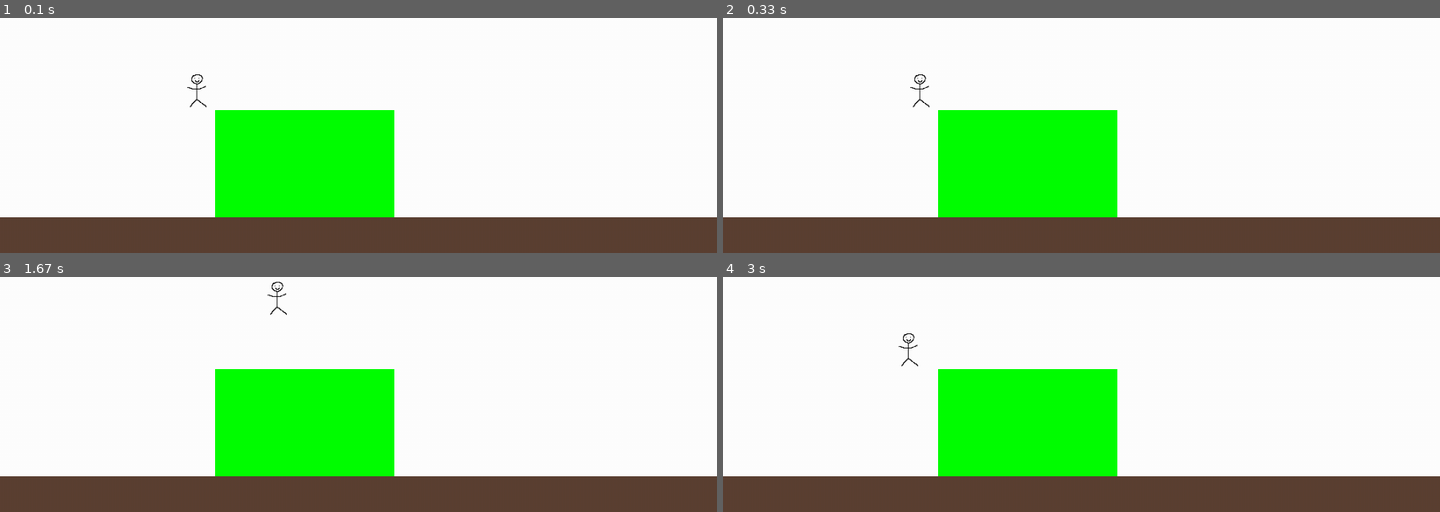
Above: before the commit, frames 1-4 (two rows, left to right).
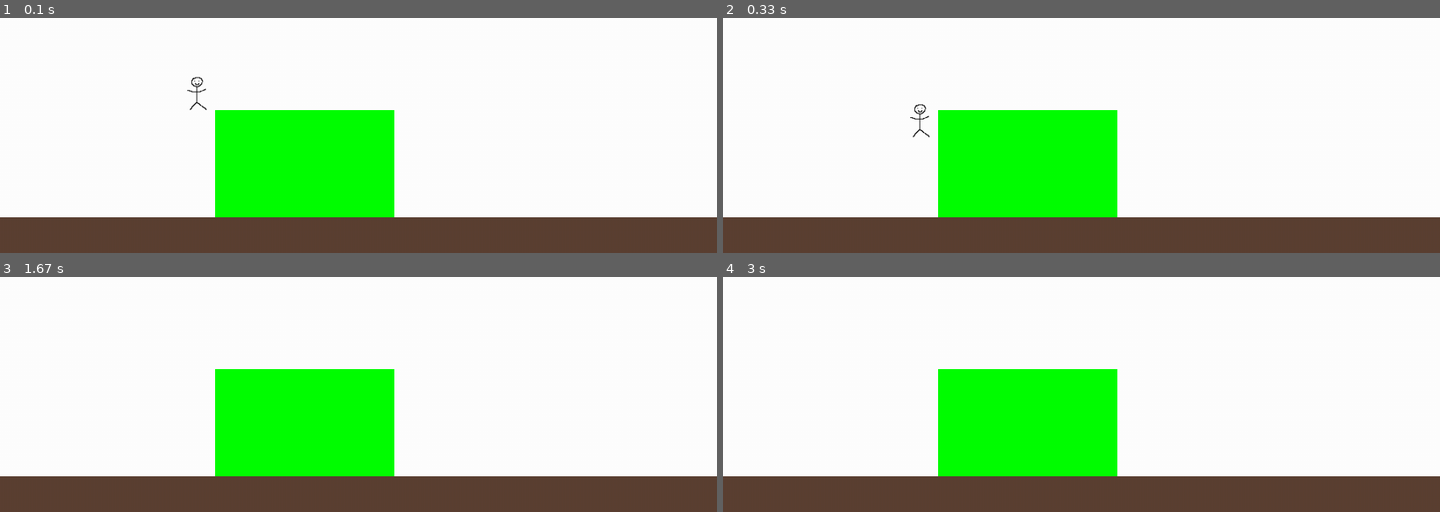
Above: after the commit, the same moments.

Repository: KDO1T/Return-To-Sender
Game: pygame game, started from main.py
Same seed, same stepped clock (60 frames per second), same inputs: the game is played once before the commit and once after it.
Inputs:
- Up to frame 1 (0.1 s): no input
- Up to frame 2 (0.33 s): no input
- Up to frame 3 (1.67 s): hold D 0.33-0.8 s; hold W 0.83-1.13 s
- Up to frame 4 (3 s): hold A 1.67-2.2 s; hold S 2.23-2.53 s

The runs differ from the first frame. In frame 1, 0.1% of the frame differs, in the area x 26-29%, y 23-40%; in frame 2, 0.2%, in the area x 26-29%, y 23-52%; in frame 3, less than 0.1%; in frame 4, less than 0.1%.

Commit message:
done for the day, floor collision still WIP. will figure it tomorrow hopefully before the meeting

Diff:
--- a/main.py
+++ b/main.py
@@ -19,6 +19,7 @@
 moving_right = False
 moving_left = False
 player_rect = pygame.Rect(player_location[0], player_location[1], player_sprite.get_width(), player_sprite.get_height()) #player hitbox
+player_y_momentum = 0 # <-- gravity enacted on the player
 
 object_rect = pygame.Rect(300, 300, 250,250)
 
@@ -36,6 +37,14 @@
 while running:
 
     screen.fill((255,255,255)) #fills the background with white
+
+    # *--PLAYER GRAVITY--*
+    if player_location[1] > floor_location[1]-player_location[1]:
+        player_y_momentum += 0.2
+    else:
+        player_y_momentum = 0
+
+    player_location[1] += player_y_momentum
 
     # *--PLAYER HITBOX--*
     player_rect.x = player_location[0]
@@ -96,9 +105,11 @@
     # *--PLAYER FLOOR INTERACTION--*  there's probably a better way to do this but this is like what i could think off from the top of my head
     if player_rect.colliderect(floor_rect):
         if player_location[1] > floor_location[1]-player_location[1]:
-            player_location[1] -= 4
+            pass
         else:
             pass
+
+
 
     pygame.draw.rect(screen, (92, 64, 51), floor_rect) #draws the floor w the rect
 
